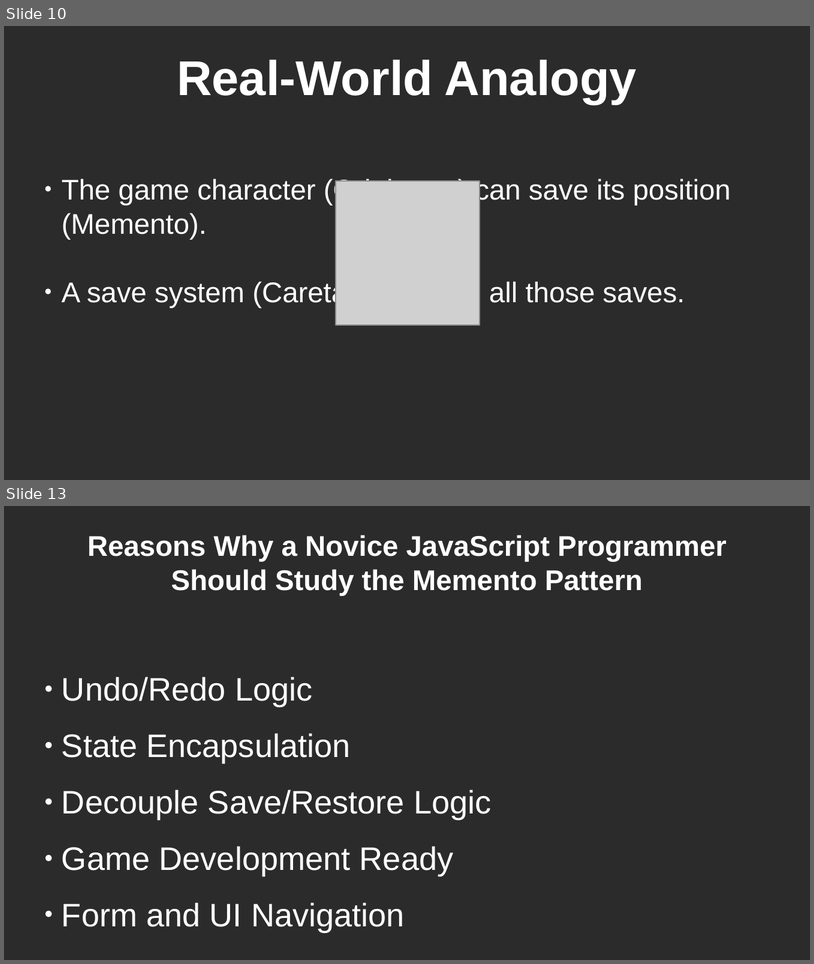
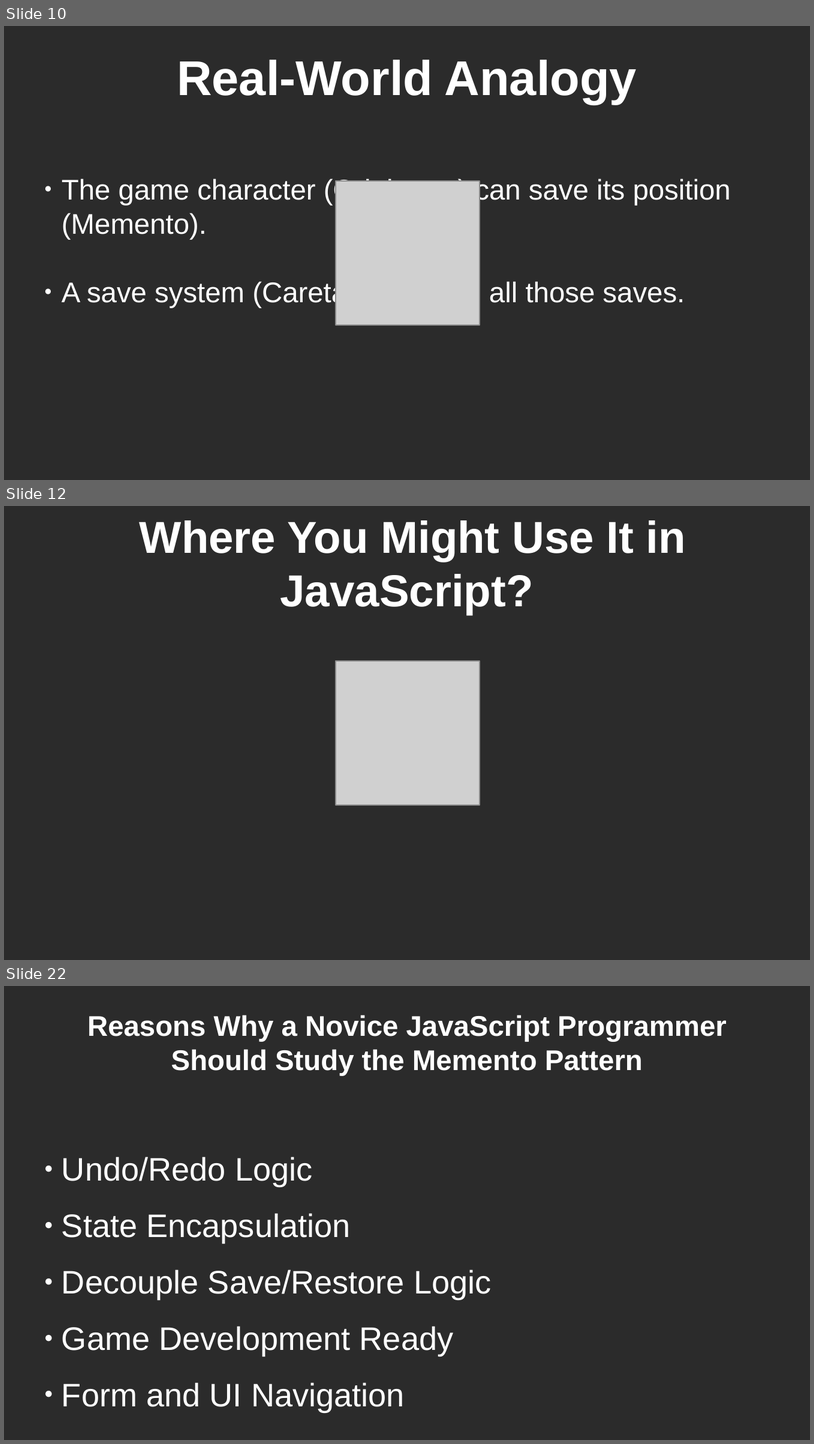
Before and after one commit to RayAndrade/JavaScriptStudy, a slide deck: Behavioral/Memento/intro.odp. Shown one above the other, each under a label of ours: slides 10 and 13 before the commit, slides 10, 12 and 22 after it; the slides between them are not shown. The pictures are 814x964 and 814x1444 pixels, drawn with LibreOffice and Linux fonts; fonts in the diff are those of the drawing; grey boxes stand for pictures; background and template pictures are left out; a plain dark background stands for a picture behind light text. Boxes give left, top, right and bottom in pixels: in the first picture for what was removed or moved away, otherwise in the second. Text is boxed around its words. In the diff, an @@ line names an element or a change of style, - is before the commit and + after.

```diff
--- a/Behavioral/Memento/intro.odp
+++ b/Behavioral/Memento/intro.odp
@@ slide 12 added at <box>4,506,810,960</box>, background picture (left out) @@
@@ title added at <box>140,520,686,615</box>, 44 pt, text #FFFFFF, bold @@
+Where You Might Use It in JavaScript?
@@ picture added at <box>336,661,480,805</box> @@
@@ what was slide 13 is now slide 22 @@
```
Also in this commit, not shown: 3 slides changed, 8 other slides added, 12 other files.
